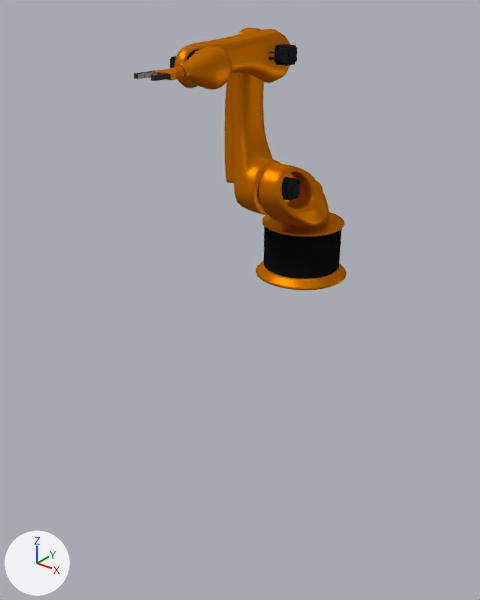
One commit to the Blender file Assets/models/robot_dual.blend: the scene before it, then after it.
One viewpoint serves both versions: a 50 mm camera at (5.86, -9.02, 4.63) aimed at (-0.35, -1.26, -0.18). Every picture has the same lights, and +X, +Y and +Z are marked at lower left.

Names of what the first picture shows: 'arm1', 'arm2', 'arm3', 'base', 'turret'.
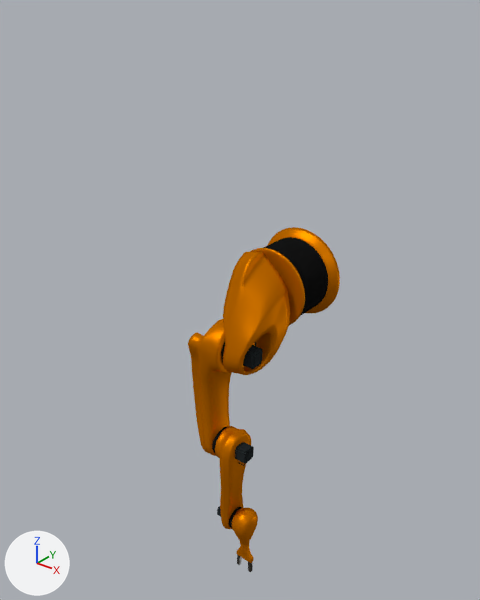
Location of each change, (x1, y1, x2, y2) in pixels of the pictures (480 x 600 px):
'turret', turned
    before: (259, 163, 330, 227)
    after: (223, 252, 290, 375)
'arm1', turned
    before: (225, 27, 280, 215)
    after: (188, 319, 232, 456)
'base', turned
    before: (256, 212, 346, 290)
    after: (250, 227, 340, 325)
'arm2', turned, moved
    before: (170, 29, 297, 88)
    after: (212, 426, 254, 529)
'arm3', turned, moved
    before: (178, 46, 232, 90)
    after: (229, 507, 258, 547)
'hand', turned, moved
    before: (149, 66, 185, 80)
    after: (237, 546, 253, 563)
'pincer2', turned, moved
    before: (134, 71, 160, 79)
    after: (237, 555, 242, 565)
'pincer1', turned, moved
    before: (151, 73, 170, 81)
    after: (248, 562, 253, 572)

Edits to the bpy script that builds the scene:
```text
Change me_cylinder_005:
    where me_cylinder_005.from_pydata(...)  # 179 vertices, 173 faces; spans x -0.84..0.01, y -0.43..0.46, z -0.52..2.27
    used by ob_arm1; parent = ob_turret; location = (0.0, -0.825, 0.825)
    me_cylinder_005 part 1: the whole mesh is turned 90 degrees about the x axis through its middle, then moved by (0.0, -0.94, -0.89)
Change ob_base:
    ob_base.rotation_euler: (0.0, 0.0, 0.0) -> (1.571, 0.0, 0.0)  # degrees (0, 0, 0) -> degrees (90, 0, 0)
Change ob_arm2:
    ob_arm2.location: (0.00395, -0.00123, 1.922) -> (0.00395, -2.0, 0.0112)
```
